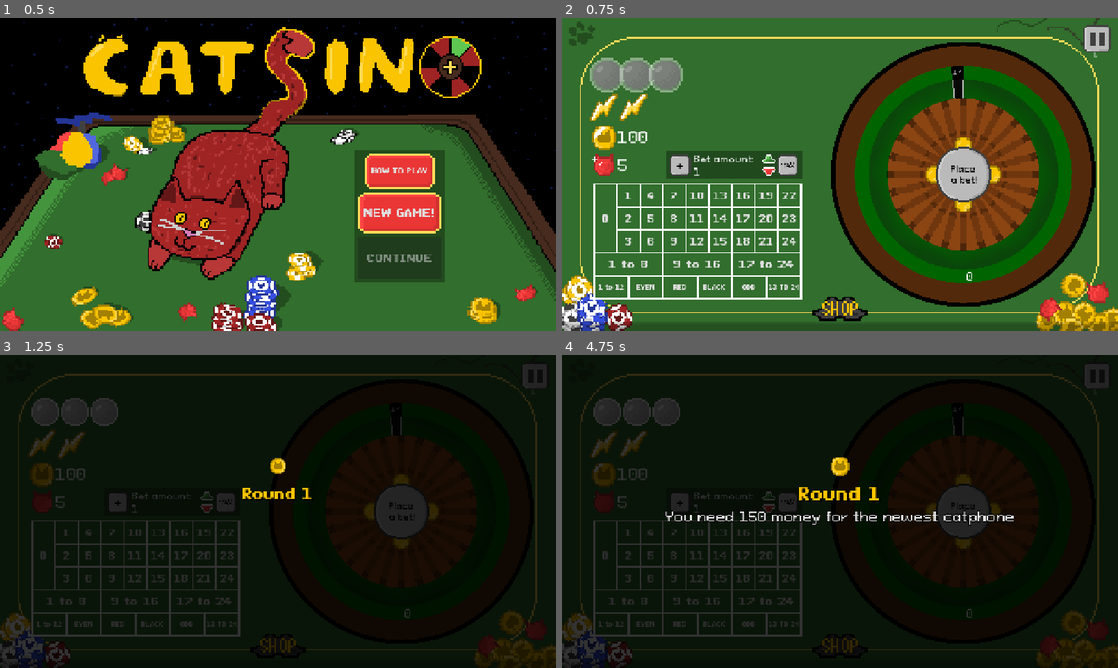
Above: before the commit, frames 1-4 (two rows, left to right).
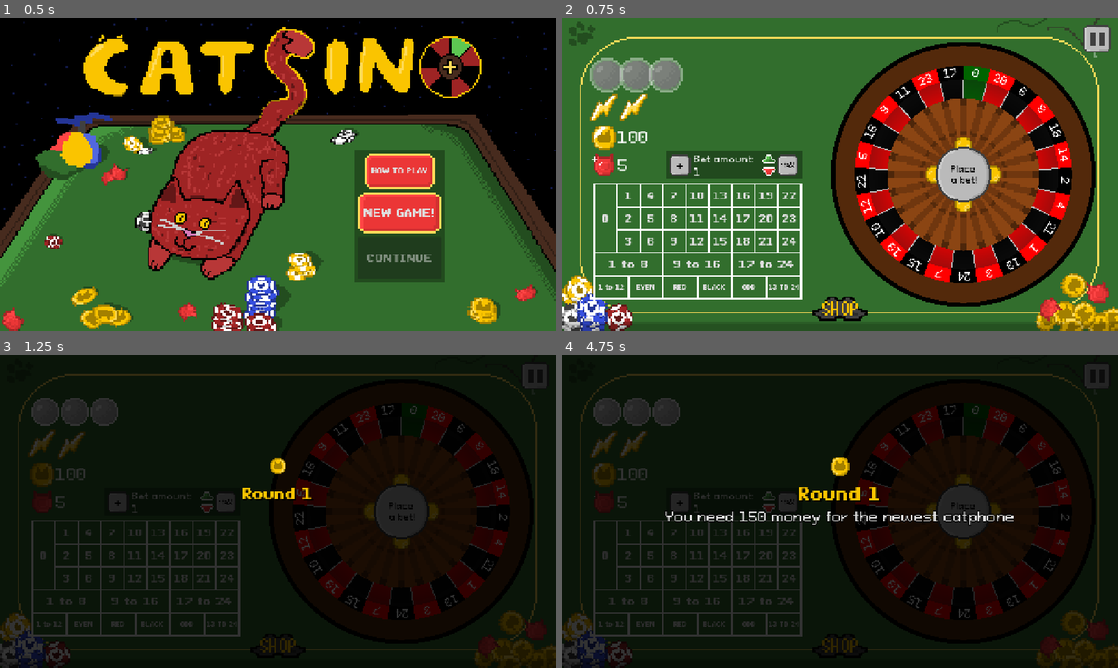
Above: after the commit, the same moments.

Repository: DuneRanger/Very-Serious-GameJam-2026
Game: Godot game, scene res://scenes/main.tscn
Two runs of this game, one before a commit and one after it. Both use one fixed random seed, a clock stepped at 60 frames per second and the inputs below. Sound files missing from this copy of the repository are replaced by a short silence.
Inputs:
- Up to frame 1 (0.5 s): no input
- Up to frame 2 (0.75 s): click "NEW GAME!" at 0.5 s
- Up to frame 3 (1.25 s): no input
- Up to frame 4 (4.75 s): click "0" at 1.25 s; click "1" at 2 s; click "2" at 2.75 s; click "3" at 3.5 s; click "4" at 4.25 s

Frame 1 is identical in both runs. In frame 2, 10% of the frame differs, in the area x 52-92%, y 15-85%; in frame 3, 5.6%; in frame 4, 5.5%.

Commit message:
Fix roulette weight

Diff:
--- a/scenes/game/game_scene/roulette/roulette.gd
+++ b/scenes/game/game_scene/roulette/roulette.gd
@@ -79,7 +79,6 @@
 	for cell in GameManagerGlobal.initial_cells:
 		cells.append(cell.duplicate())
 
-	cells[0].weight = 54
 	balls = get_initial_balls()
 	prepare_balls()
 	commit_cell_mod()
